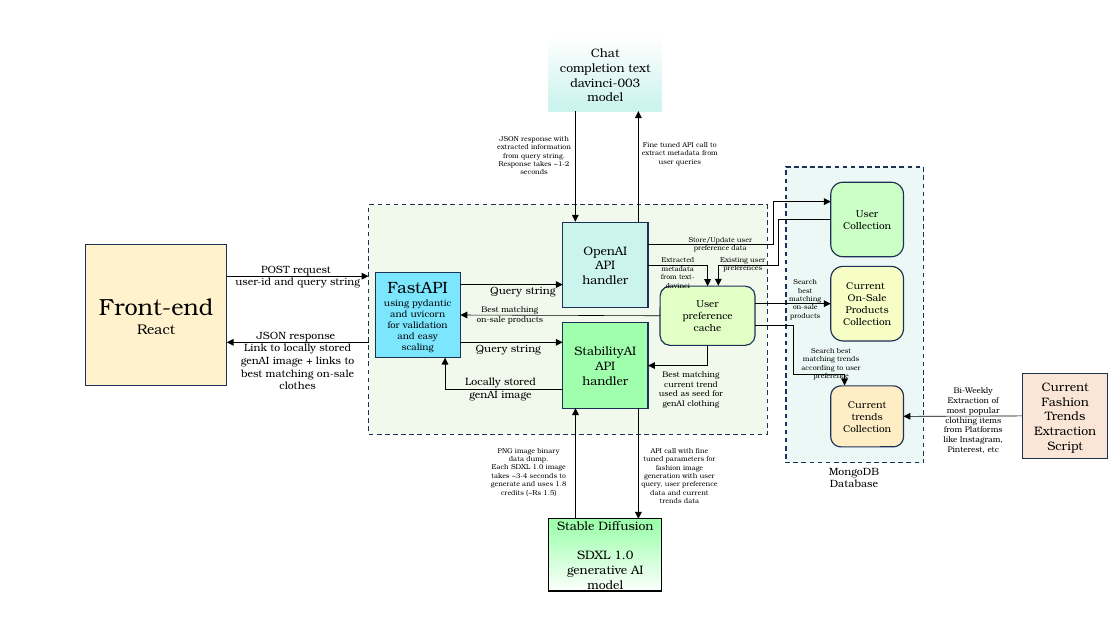
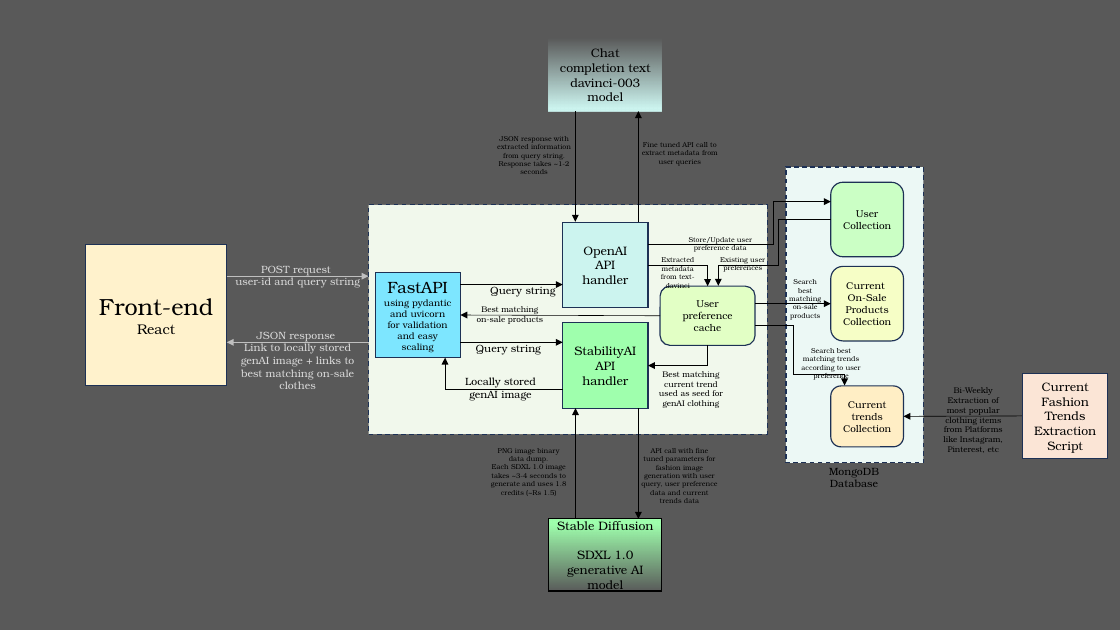
Before and after one commit to 13Mudit/fashion_generator, a slide deck: slide 1 of block_diag.pptx. Drawn at 1120x630 pixels with LibreOffice and Linux fonts; fonts in the diff are those of the drawing. Boxes give left, top, right and bottom in pixels: in the first picture for what was removed or moved away, otherwise in the second. Text is boxed around its words. In the diff, an @@ line names an element or a change of style, - is before the commit and + after.

```diff
--- a/block_diag.pptx
+++ b/block_diag.pptx
@@ background #FFFFFF to #595959 @@
@@ text "POST request user-id and query ..." at [235,266,360,288]: text colour #000000 to #D9D9D9 @@
@@ arrow (227, 276) - (369, 276): stroke #000000 0.5 pt to #BFBFBF 0.5 pt @@
@@ text "JSON response Link to locally ..." at [241,332,355,389]: text colour #000000 to #D9D9D9 @@
@@ arrow (369, 343) - (227, 343): stroke #000000 0.5 pt to #BFBFBF 0.5 pt @@
```
Also in this commit, not shown: 2 other files.
